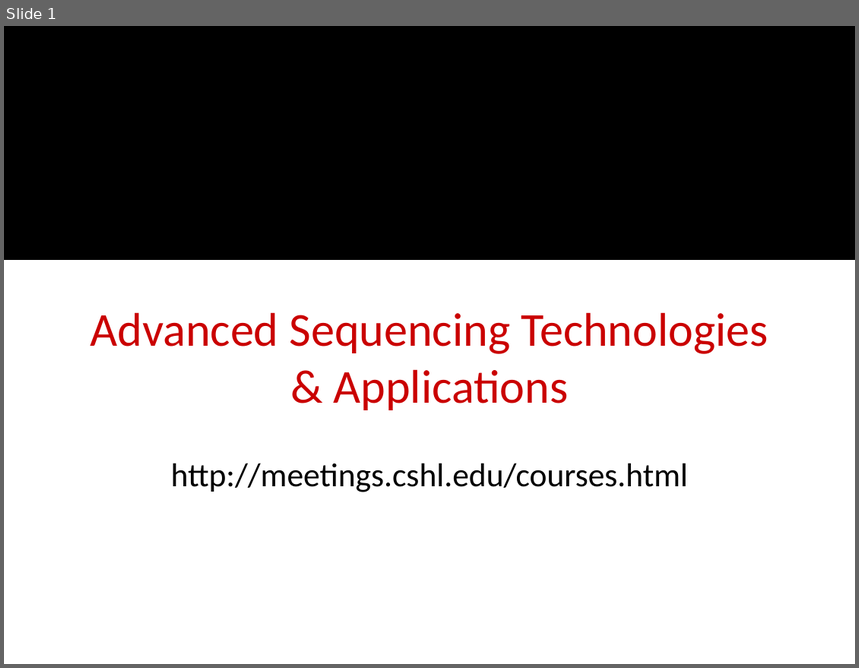
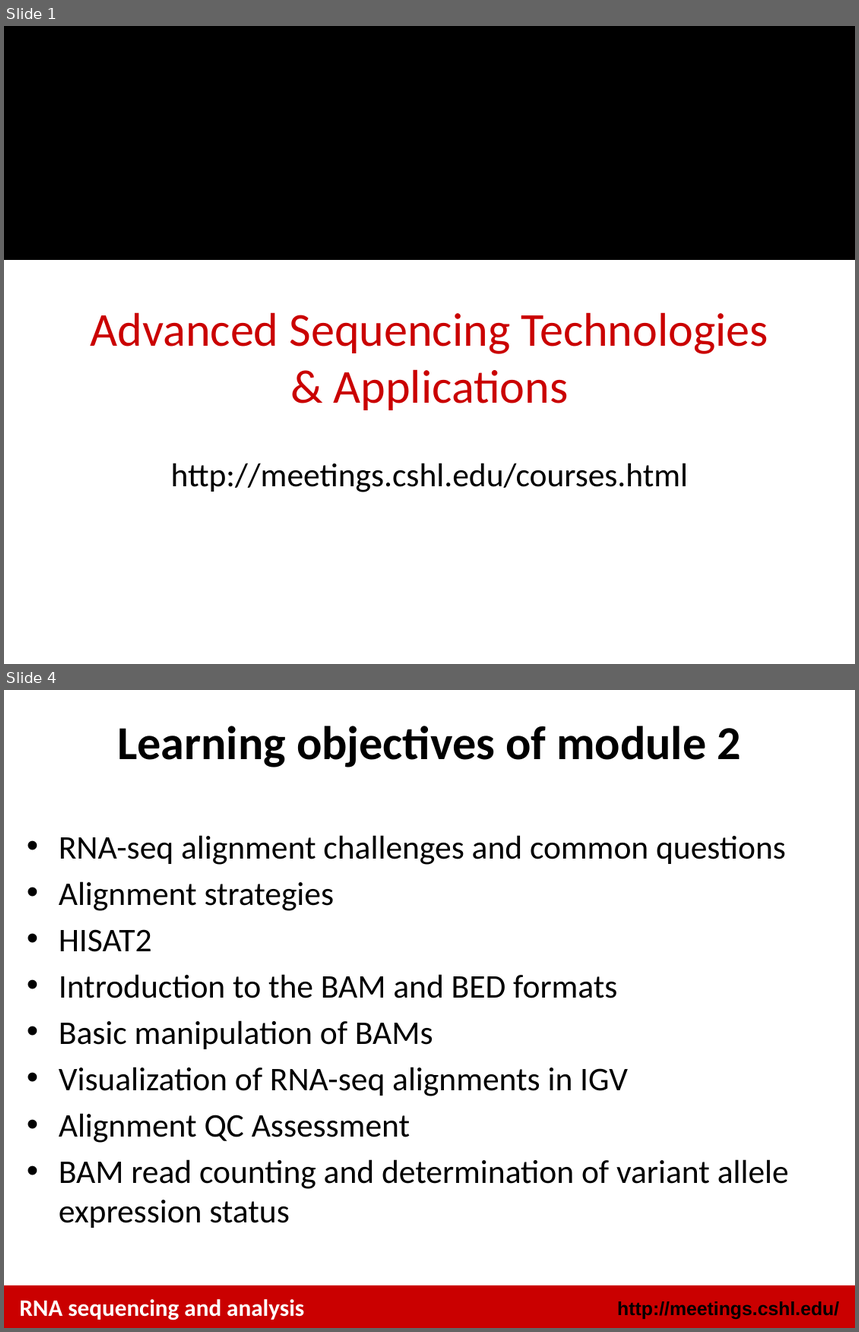
Before and after one commit to griffithlab/rnaseq_tutorial_wiki, a slide deck: LectureFiles/cshl/2016/RNASeq_Module2_Lecture.pptx. Shown one above the other, each under a label of ours: slide 1 before the commit, slides 1 and 4 after it; the slides between them are not shown. The pictures are 859x668 and 859x1332 pixels, drawn with LibreOffice and Linux fonts; fonts in the diff are those of the drawing; background and template pictures are left out. Boxes give left, top, right and bottom in pixels: in the first picture for what was removed or moved away, otherwise in the second. Text is boxed around its words. In the diff, an @@ line names an element or a change of style, - is before the commit and + after.

Commit message:
updated lecture/lab for module 2

```diff
--- a/LectureFiles/cshl/2016/RNASeq_Module2_Lecture.pptx
+++ b/LectureFiles/cshl/2016/RNASeq_Module2_Lecture.pptx
@@ slide 4 added at bbox=[4, 690, 855, 1328], background #FFFFFF @@
@@ title added at bbox=[117, 726, 740, 768], 40 pt, text #000000, bold @@
+Learning objectives of module 2
@@ text added at bbox=[59, 835, 789, 1228], 28 pt, text #000000 @@
+• RNA-seq alignment challenges and common questions
+• Alignment strategies
+• HISAT2
+• Introduction to the BAM and BED formats
+• Basic manipulation of BAMs
+• Visualization of RNA-seq alignments in IGV
+• Alignment QC Assessment
+• BAM read counting and determination of variant allele expression status
@@ rectangle added at bbox=[4, 1286, 855, 1328], fill #CA0000 @@
@@ text added at bbox=[19, 1300, 304, 1321], 20 pt, text #FFFFFF, bold @@
+RNA sequencing and analysis
@@ text added at bbox=[617, 1302, 839, 1320], 16 pt, text #000000, bold @@
+http://meetings.cshl.edu/
```
Also in this commit, not shown: 1 slide changed, 33 other slides added, 3 other files.
